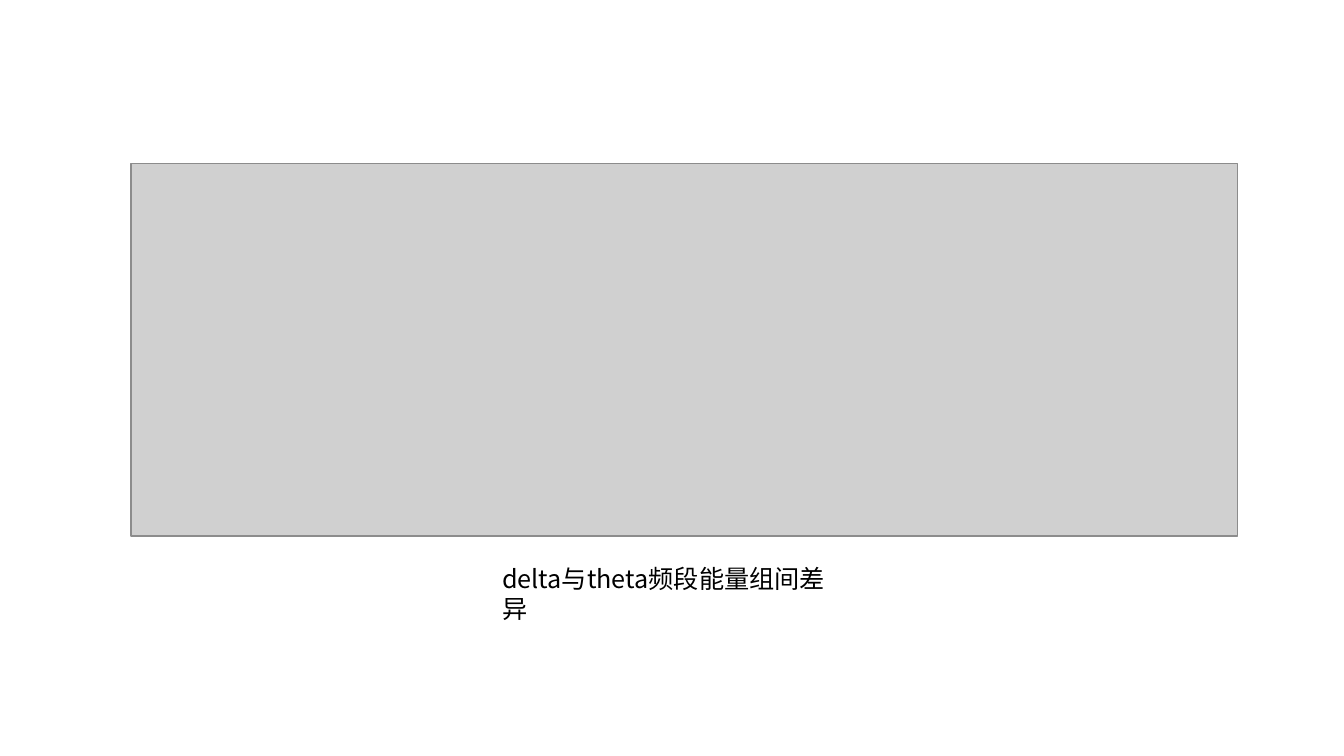
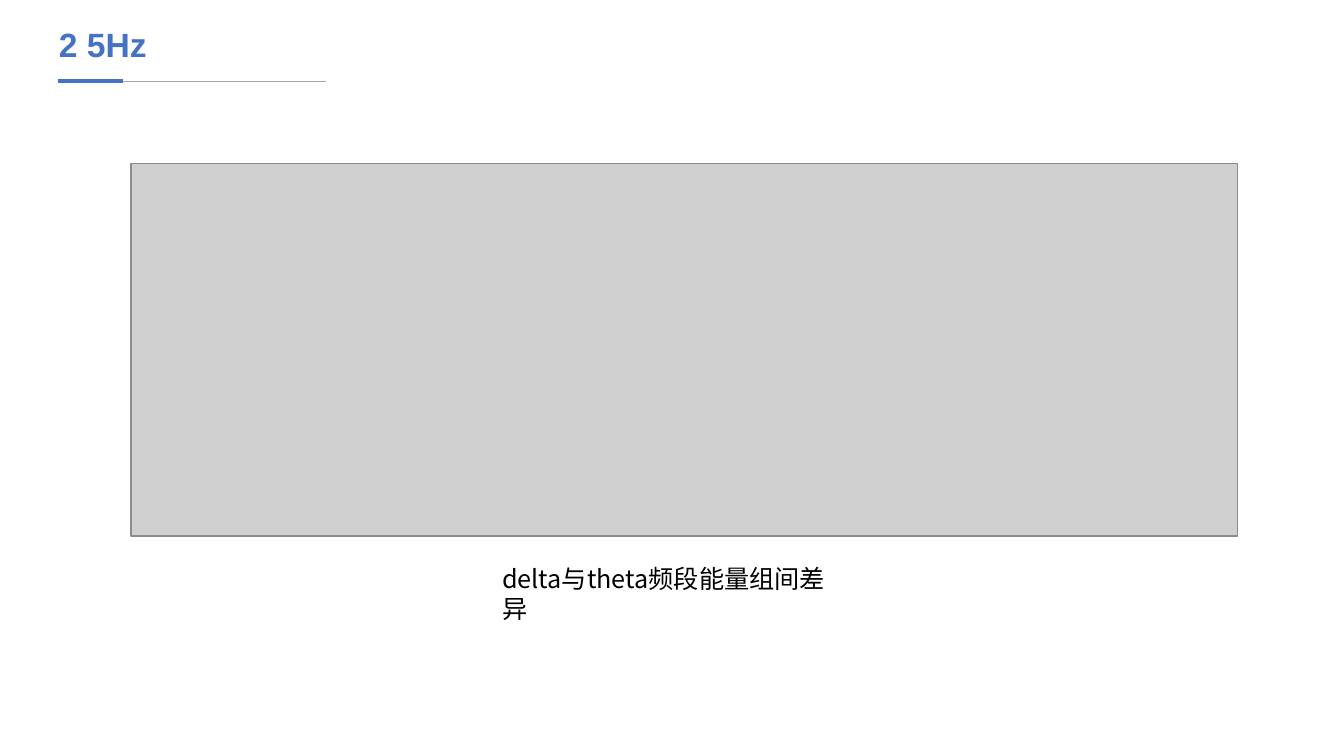
Before and after one commit to XiaoHai-Smida/rsvp, a slide deck: slide 3 of figs/eeg.pptx. Drawn at 1344x756 pixels with LibreOffice and Linux fonts; fonts in the diff are those of the drawing; grey boxes stand for pictures. Boxes give left, top, right and bottom in pixels: in the first picture for what was removed or moved away, otherwise in the second. Text is boxed around its words. In the diff, an @@ line names an element or a change of style, - is before the commit and + after.

```diff
--- a/figs/eeg.pptx
+++ b/figs/eeg.pptx
@@ title added at (x1=59, y1=33, x2=147, y2=58), 24 pt, text #4472C4, bold @@
+2 5Hz
@@ line added from (58, 82) to (327, 82), #A6A6A6 0.5 pt @@
@@ line added from (58, 82) to (123, 82), #4472C4 3 pt @@
```
Also in this commit, not shown: 2 other slides changed, 2 slides added.
